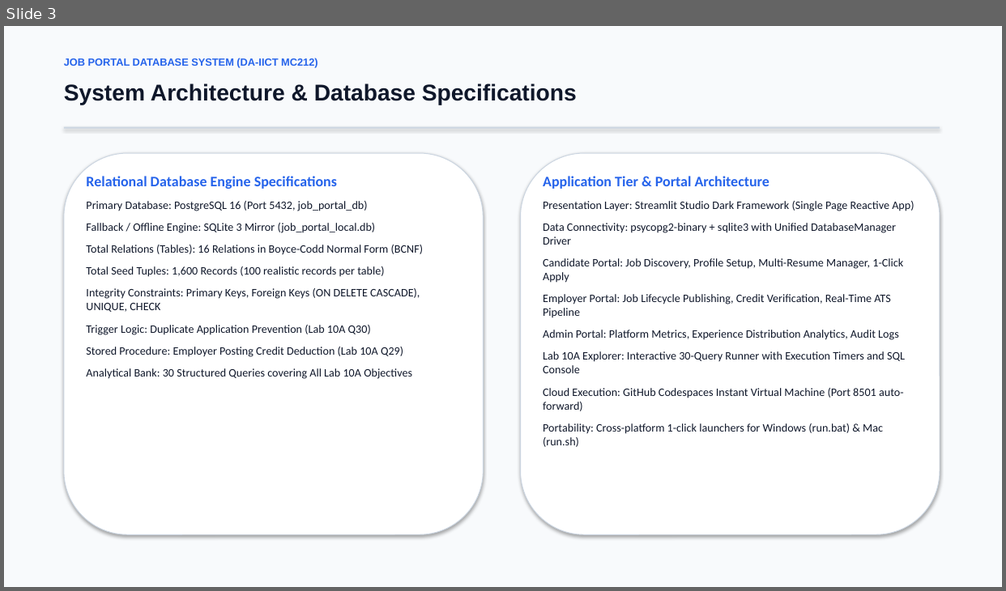
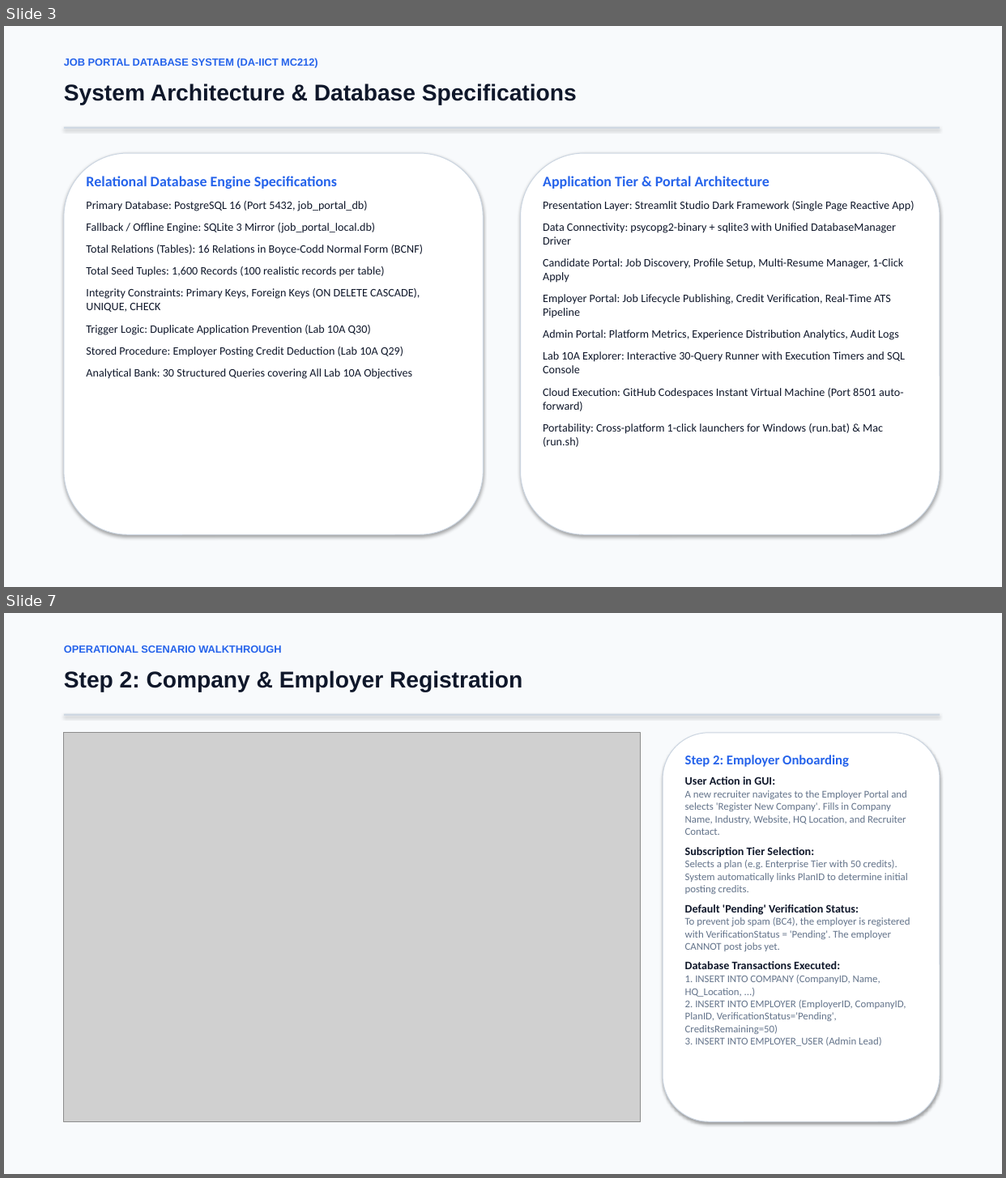
Before and after one commit to jainil0277/job-portal-dbms, a slide deck: docs/Team-9_202503016_Presentation.pptx. Shown one above the other, each under a label of ours: slide 3 before the commit, slides 3 and 7 after it; the slides between them are not shown. The pictures are 1006x591 and 1006x1178 pixels, drawn with LibreOffice and Linux fonts; fonts in the diff are those of the drawing; grey boxes stand for pictures. Boxes give left, top, right and bottom in pixels: in the first picture for what was removed or moved away, otherwise in the second. Text is boxed around its words. In the diff, an @@ line names an element or a change of style, - is before the commit and + after.

Commit message:
feat: add 10-minute presentation scenario walkthrough with images and database reflection

```diff
--- a/docs/Team-9_202503016_Presentation.pptx
+++ b/docs/Team-9_202503016_Presentation.pptx
@@ slide 7 added at box(4, 613, 1002, 1174), background #FFFFFF @@
@@ rectangle added at box(4, 613, 1002, 1174), fill #F8FAFC @@
@@ text added at box(64, 645, 281, 653), 10 pt, text #2563EB, bold @@
+OPERATIONAL SCENARIO WALKTHROUGH
@@ text added at box(64, 671, 522, 692), 22 pt, text #0F172A, bold @@
+Step 2: Company & Employer Registration
@@ rectangle added at box(64, 714, 940, 716), fill #CBD5E1 @@
@@ picture added at box(64, 733, 641, 1122) @@
@@ rounded rectangle added at box(663, 733, 940, 1122), fill #FFFFFF, outline #CBD5E1 0.75 pt @@
@@ text added at box(685, 755, 910, 1046), 10 pt, text #64748B @@
+Step 2: Employer Onboarding
+User Action in GUI:
+A new recruiter navigates to the Employer Portal and selects 'Register New Company'. Fills in Company Name, Industry, Website, HQ Location, and Recruiter Contact.
+Subscription Tier Selection:
+Selects a plan (e.g. Enterprise Tier with 50 credits). System automatically links PlanID to determine initial posting credits.
+Default 'Pending' Verification Status:
+To prevent job spam (BC4), the employer is registered with VerificationStatus = 'Pending'. The employer CANNOT post jobs yet.
+Database Transactions Executed:
+1. INSERT INTO COMPANY (CompanyID, Name, HQ_Location, ...)
+2. INSERT INTO EMPLOYER (EmployerID, CompanyID, PlanID, VerificationStatus='Pending', CreditsRemaining=50)
+3. INSERT INTO EMPLOYER_USER (Admin Lead)
```
Also in this commit, not shown: 8 slides changed, 4 other slides added, 1 slide removed, 4 other files.
